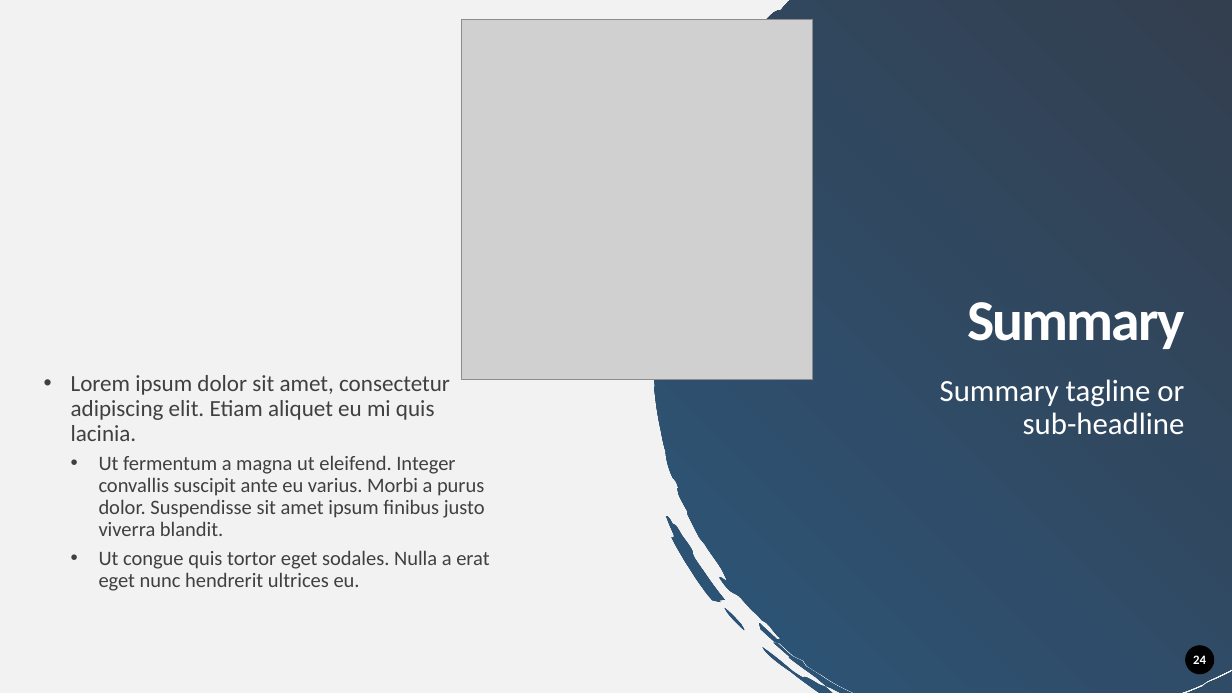
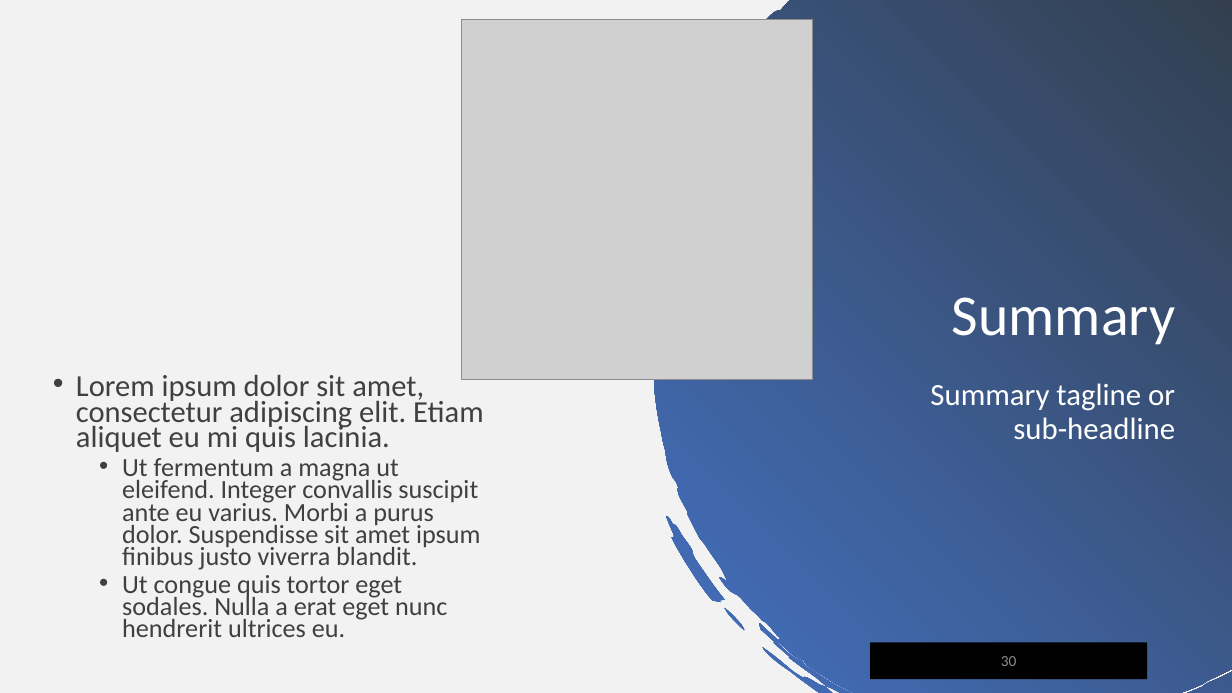
Before and after one commit to celesteshort/ml-lending-default, a slide deck: slide 30 of CapstonePresentationCS.pptx (slide 24 before the commit). Drawn at 1232x693 pixels with LibreOffice and Linux fonts; fonts in the diff are those of the drawing; grey boxes stand for pictures; background and template pictures are left out. Boxes give left, top, right and bottom in pixels: in the first picture for what was removed or moved away, otherwise in the second. Text is boxed around its words. In the diff, an @@ line names an element or a change of style, - is before the commit and + after.

```diff
--- a/CapstonePresentationCS.pptx
+++ b/CapstonePresentationCS.pptx
@@ freeform shape at (620, 0, 1232, 693): fill gradient #333F50 to #2C567A to gradient #333F50 to #4472C4 @@
@@ title "Summary" at (952, 297, 1175, 345): letter spacing -1.5 to 0 pt, bold off @@
@@ text "Lorem ipsum dolor sit amet, ..." at (76, 375, 483, 637): size 18 to 23.8 pt in "Lorem ipsum dolor sit amet, consectetur adipiscing ..."; size 16 to 20.4 pt in "Ut fermentum a magna ut eleifend. Integer ...", "Ut congue quis tortor eget sodales. Nulla ..."; indent changed; line spacing 0.9 to 0.7 @@
@@ subtitle "Summary tagline or sub-headline": place and size @@
-subtitle "Summary tagline or sub-headline" at (940, 379, 1185, 435)
+subtitle "Summary tagline or sub-headline" at (930, 383, 1175, 439)
@@ page number added at (871, 642, 1148, 679), fill #000000, 12 pt, text #8C8C8C @@
+30
@@ page number removed at (1186, 645, 1214, 674) @@
-24
```
Also in this commit, not shown: 23 other slides changed, 7 slides added, 2 slides removed.
